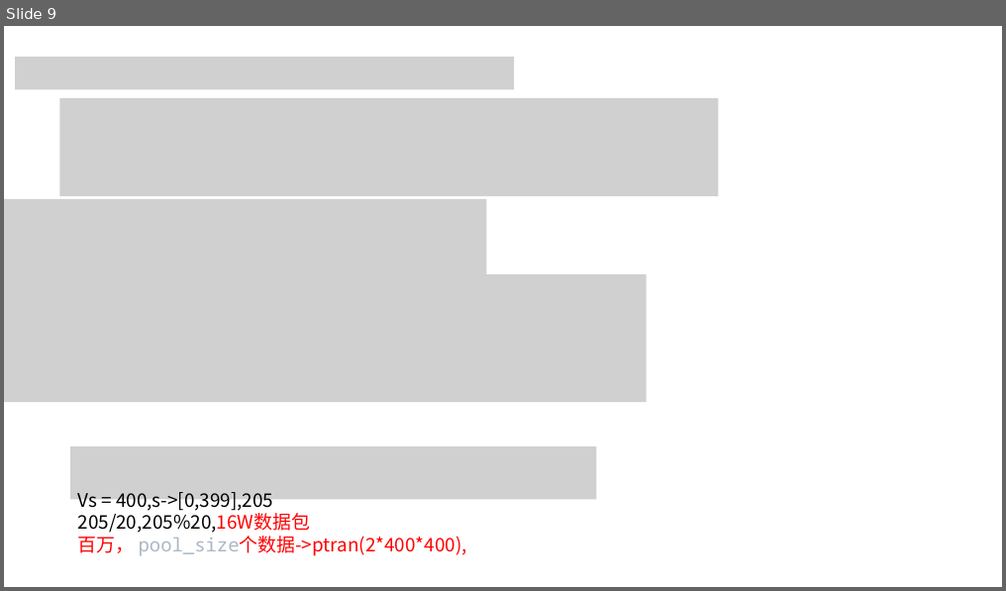
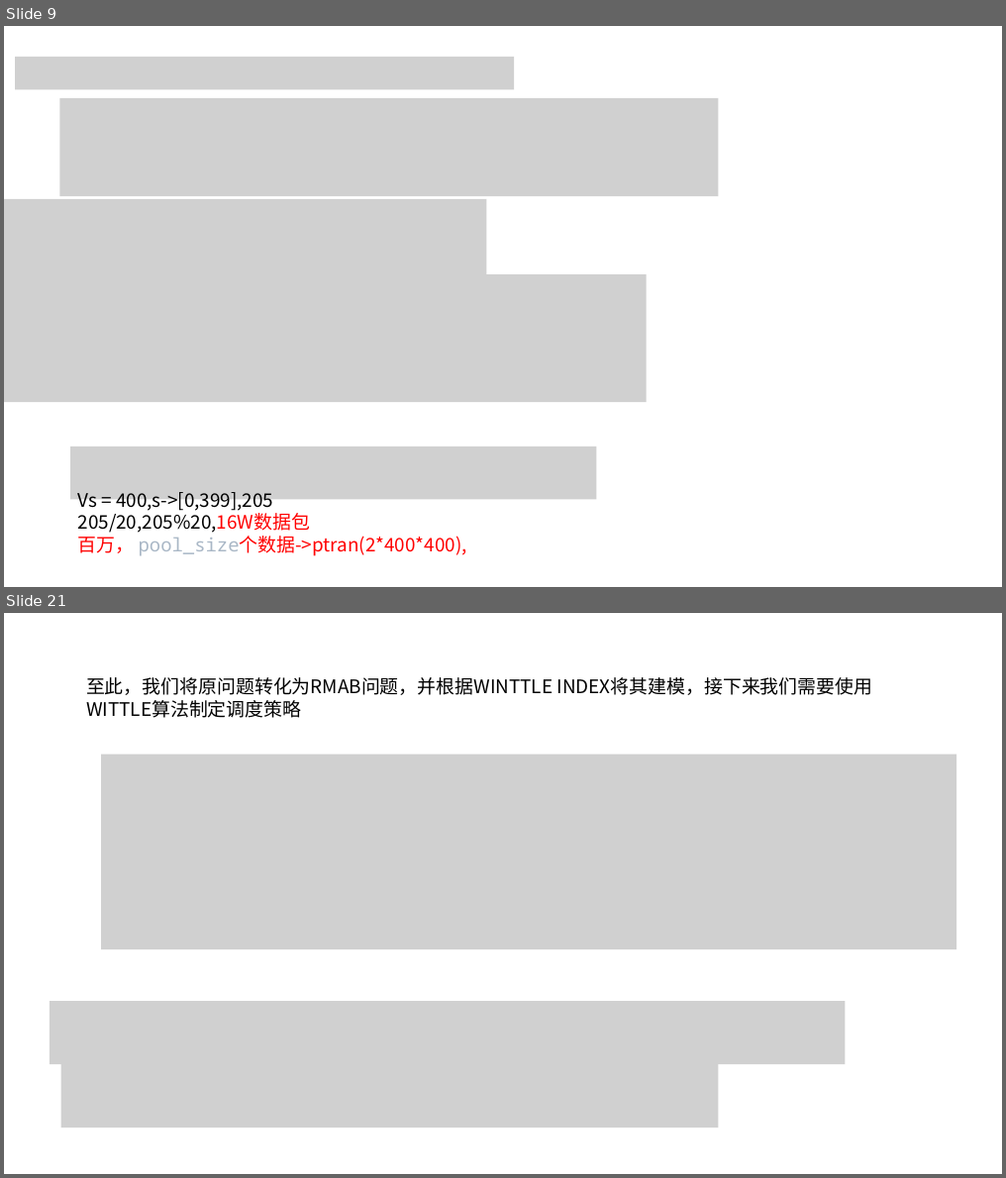
Before and after one commit to JinPeng-Zhang/RMAB, a slide deck: PPT/ECN-WI - 副本.pptx. Shown one above the other, each under a label of ours: slide 9 before the commit, slides 9 and 21 after it; the slides between them are not shown. The pictures are 1006x591 and 1006x1178 pixels, drawn with LibreOffice and Linux fonts; fonts in the diff are those of the drawing; grey boxes stand for pictures. Boxes give left, top, right and bottom in pixels: in the first picture for what was removed or moved away, otherwise in the second. Text is boxed around its words. In the diff, an @@ line names an element or a change of style, - is before the commit and + after.

```diff
--- a/PPT/ECN-WI - 副本.pptx
+++ b/PPT/ECN-WI - 副本.pptx
@@ slide 21 added at [4, 613, 1002, 1174], background #FFFFFF @@
@@ text added at [86, 677, 873, 718], 18 pt, text #000000 @@
+至此，我们将原问题转化为RMAB问题，并根据WINTTLE INDEX将其建模，接下来我们需要使用WITTLE算法制定调度策略
@@ picture added at [101, 755, 957, 950] @@
@@ picture added at [50, 1001, 846, 1065] @@
@@ picture added at [60, 1064, 718, 1128] @@
```
Also in this commit, not shown: 2 slides changed, 16 other slides added, 3 other files.
